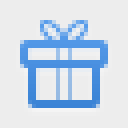
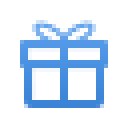
Two versions of the same layered image (128×128). Layer-by-layer changes:
painted on "200% icon-blue@2x.png, icon-blue.png" over [20, 20, 108, 108]
hid "example background" over [0, 0, 128, 128]
